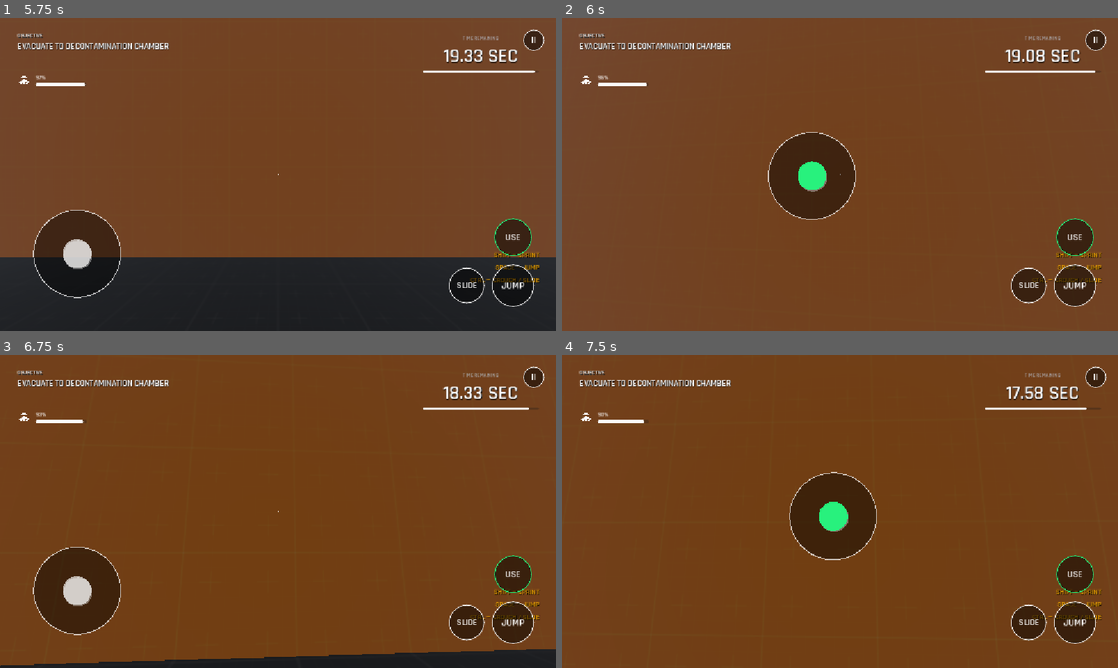
Above: before the commit, frames 1-4 (two rows, left to right).
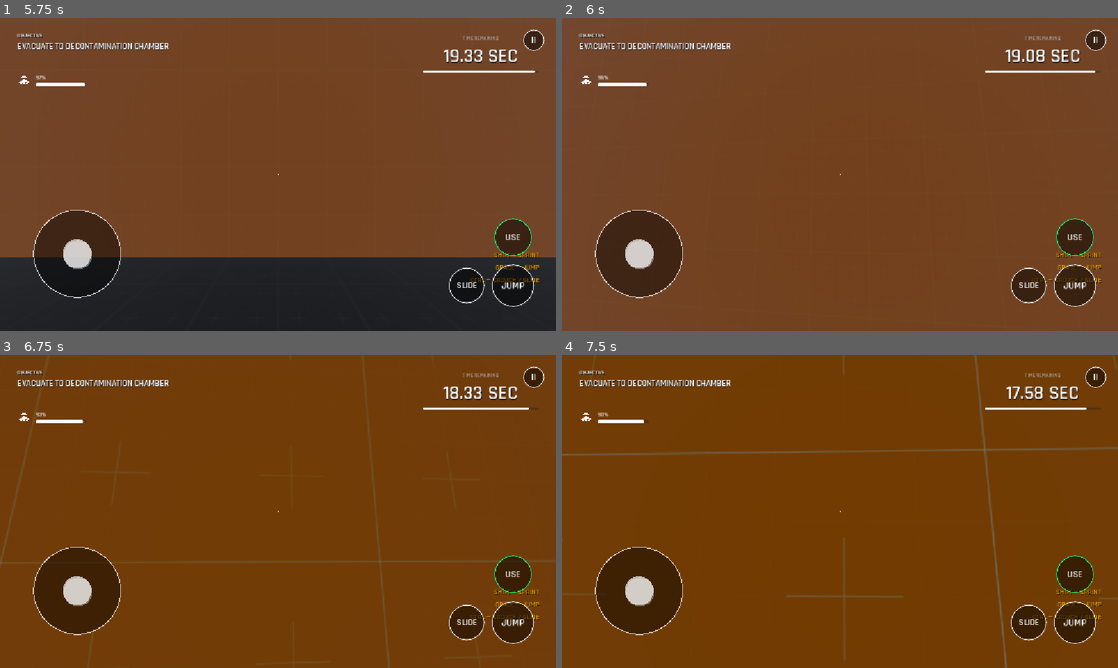
Above: after the commit, the same moments.

Repository: DREAD-COMRADE/VINADI
Game: Godot game, scene res://ui/main_menu.tscn
The game is run twice, just before and just after one commit, with the same random seed, the same clock (stepped at 60 frames per second) and the same inputs. Sound files missing from this copy of the repository are replaced by a short silence.
Inputs (mouse positions are in pixels of both pictures, inside the frame that each line leads up to):
- Up to frame 1 (5.75 s): click "PLAY" at 0.5 s; click "JUMP" at 1.25 s; tap Enter at 2 s; move the mouse to (305, 174) at 2.02 s; hold W (move_forward) 2.03-2.75 s; hold Shift (sprint) 2.03-2.75 s; click (305, 174) at 2.17 s; tap Space (jump) at 2.27, 2.3, 2.57 s; click "SLIDE" at 2.75 s; click "USE" at 3.5 s; click "||" at 4.25 s; click "RESTART" at 5 s
- Up to frame 2 (6 s): tap Space (jump) at 5.75, 5.85 s; move the mouse to (812, 174) at 5.77 s; hold W (move_forward) from 5.78 s (still down); click (812, 174) at 5.92 s
- Up to frame 3 (6.75 s): keep holding W (move_forward); tap Space (jump) at 6.02, 6.32 s; tap Shift (sprint) at 6.05 s; move the mouse to (289, 505) at 6.52 s; hold Ctrl (crouch) from 6.53 s (still down); click (289, 505) at 6.67 s
- Up to frame 4 (7.5 s): keep holding W (move_forward); tap Space (jump) at 6.8 s; move the mouse to (834, 517) at 7.27 s; release Ctrl (crouch) at 7.28 s; tap E (interact) at 7.35 s; click (834, 517) at 7.42 s

Frame 1 is identical in both runs. In frame 2, 7.0% of the frame differs, in the area x 5-53%, y 36-90%; in frame 3, 3.5%; in frame 4, 7.7%, in the area x 0-100%, y 0-100%.

Commit message:
Fix _look_area unused variable warning, add auto-sprint signal, robust touch tracking

Diff:
--- a/ui/touch_controls.gd
+++ b/ui/touch_controls.gd
@@ -22,15 +22,18 @@
 
 # Look sensitivity — standard for mobile FPS swipe look
 @export var look_sensitivity: float = 0.0015
+@export var auto_sprint_threshold: float = 0.85
 
 # Swipe-to-look touch tracking
 var _look_touch_id: int = -1
+var _is_sprinting: bool = false
 
 
 func _ready() -> void:
 	process_mode = Node.PROCESS_MODE_ALWAYS
 	layer = 8
 	_connect_buttons()
+	_connect_joystick()
 	call_deferred("_setup_references")
 
 	# Auto-show on touchscreens, mobile devices, or when touch emulation is enabled
@@ -40,6 +43,12 @@
 		or OS.has_feature("ios") \
 		or ProjectSettings.get_setting("input_devices/pointing/emulate_touch_from_mouse", false)
 	visible = show_hud
+
+	# Keep joystick region updated when viewport/window size changes
+	var vp := get_viewport()
+	if vp:
+		vp.size_changed.connect(_update_joystick_region)
+		call_deferred("_update_joystick_region")
 
 
 func _setup_references() -> void:
@@ -54,6 +63,13 @@
 	var guis := get_tree().get_nodes_in_group("game_ui")
 	if guis.size() > 0:
 		_game_ui = guis[0]
+
+
+func _ensure_references() -> bool:
+	if _player and is_instance_valid(_player) and _head and is_instance_valid(_head):
+		return true
+	_setup_references()
+	return _player != null and is_instance_valid(_player)
 
 
 func _connect_buttons() -> void:
@@ -73,6 +89,30 @@
 		_btn_pause.pressed.connect(_on_pause_pressed)
 
 
+func _connect_joystick() -> void:
+	if _joystick:
+		if _joystick.has_signal("joystick_moved"):
+			_joystick.connect("joystick_moved", _on_joystick_moved)
+		if _joystick.has_signal("joystick_released"):
+			_joystick.connect("joystick_released", _on_joystick_released)
+
+
+func _on_joystick_moved(dir: Vector2) -> void:
+	# Auto-sprint when joystick pushed to outer rim
+	if dir.length() >= auto_sprint_threshold and not _is_sprinting:
+		_is_sprinting = true
+		Input.action_press("sprint", 1.0)
+	elif dir.length() < auto_sprint_threshold and _is_sprinting:
+		_is_sprinting = false
+		Input.action_release("sprint")
+
+
+func _on_joystick_released() -> void:
+	if _is_sprinting:
+		_is_sprinting = false
+		Input.action_release("sprint")
+
+
 func _on_pause_pressed() -> void:
 	if _game_ui == null:
 		_setup_references()
@@ -87,18 +127,16 @@
 func _input(event: InputEvent) -> void:
 	if not visible:
 		return
-	if _player == null:
+	if not _ensure_references():
 		return
 	if _player.has_method("is_control_disabled") and _player.is_control_disabled():
 		return
 
-	var vp_half_x: float = get_viewport().get_visible_rect().size.x * 0.45
-
 	if event is InputEventScreenTouch:
 		var te := event as InputEventScreenTouch
 		if te.pressed:
-			# Only touches that are on the right side and not on buttons start a look drag
-			if te.position.x >= vp_half_x and _look_touch_id == -1:
+			# Only touches within LookArea that are not on buttons start a look drag
+			if _look_touch_id == -1 and _is_in_look_area(te.position):
 				if not _is_on_any_button(te.position):
 					_look_touch_id = te.index
 		else:
@@ -111,28 +149,40 @@
 			_apply_look(de.relative)
 
 
+func _is_in_look_area(pos: Vector2) -> bool:
+	if _look_area and is_instance_valid(_look_area) and _look_area.is_visible_in_tree():
+		return _look_area.get_global_rect().has_point(pos)
+	# Fallback if no specific look area defined: right half of viewport
+	var vp_size := get_viewport().get_visible_rect().size
+	return pos.x >= vp_size.x * 0.4
+
+
 func _is_on_any_button(pos: Vector2) -> bool:
 	for btn in [_btn_jump, _btn_slide, _btn_use, _btn_pause]:
-		if btn and btn.is_visible_in_tree() and btn.get_global_rect().has_point(pos):
+		if btn and is_instance_valid(btn) and btn.is_visible_in_tree() and btn.get_global_rect().has_point(pos):
 			return true
 	return false
 
 
 func _apply_look(delta: Vector2) -> void:
-	if not is_instance_valid(_player):
+	if not _ensure_references():
 		return
 	_player.rotate_y(-delta.x * look_sensitivity)
+	if "mouse_input" in _player:
+		_player.mouse_input = delta
 	if _head and is_instance_valid(_head):
 		_head.rotate_x(-delta.y * look_sensitivity)
 		_head.rotation.x = clamp(_head.rotation.x, deg_to_rad(-80.0), deg_to_rad(80.0))
 
 
 # ==============================================================================
-# PROCESS — Keep VirtualJoystickDX region synced to viewport width
+# VIEWPORT RESIZE — Keep VirtualJoystickDX region in sync
 # ==============================================================================
 
-func _process(_delta: float) -> void:
+func _update_joystick_region() -> void:
 	if _joystick and is_instance_valid(_joystick):
 		var vp := get_viewport().get_visible_rect().size
-		_joystick.set("region_w", vp.x * 0.5)
+		_joystick.set("region_x", 0.0)
+		_joystick.set("region_y", 0.0)
+		_joystick.set("region_w", vp.x * 0.45)
 		_joystick.set("region_h", vp.y)
--- a/ui/touch_controls.tscn
+++ b/ui/touch_controls.tscn
@@ -96,6 +96,7 @@
 unique_name_in_owner = true
 layout_mode = 1
 anchors_preset = 15
+anchor_left = 0.35
 anchor_right = 1.0
 anchor_bottom = 1.0
 grow_horizontal = 2
Not shown, changed: export_presets.cfg
